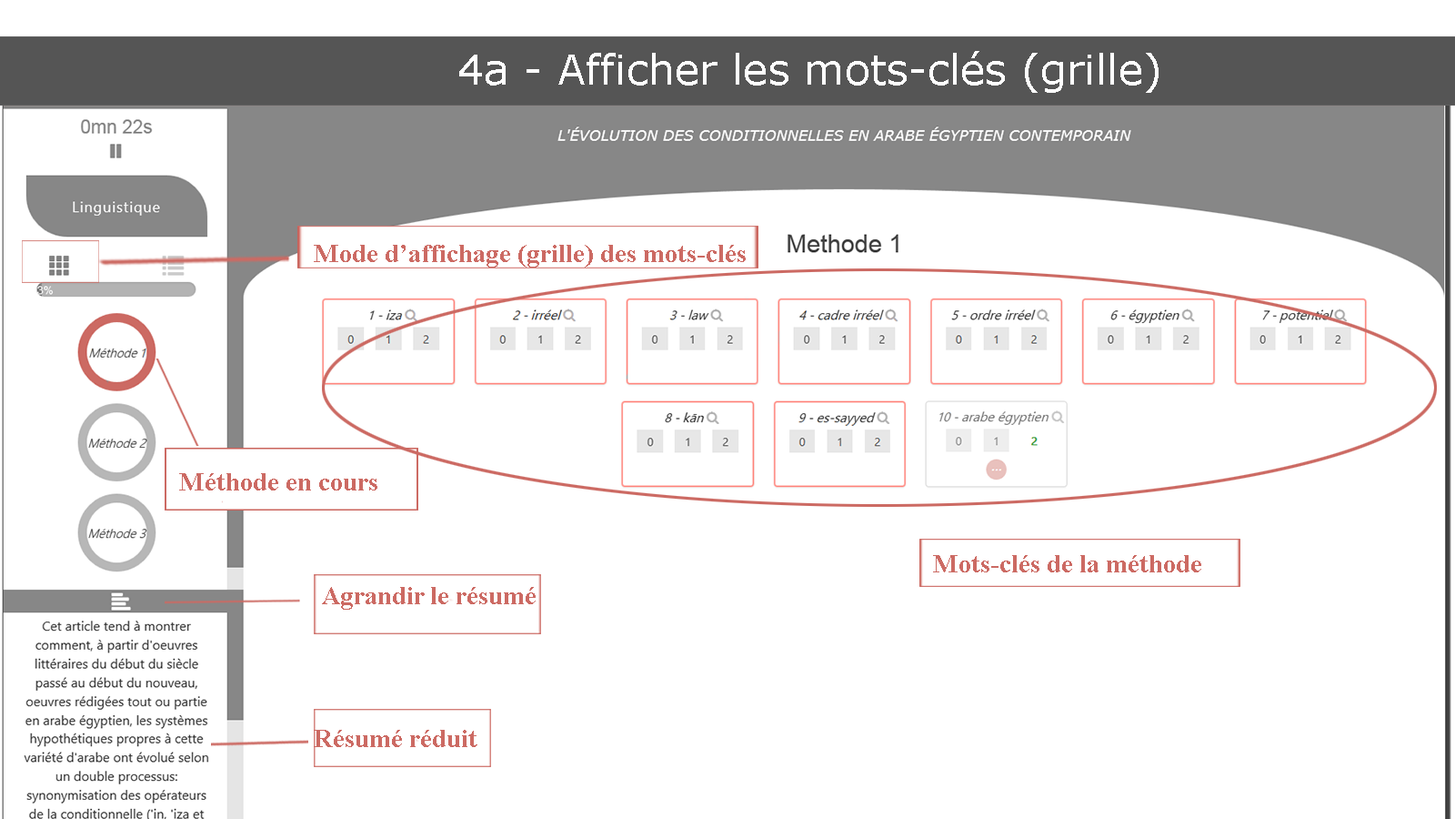
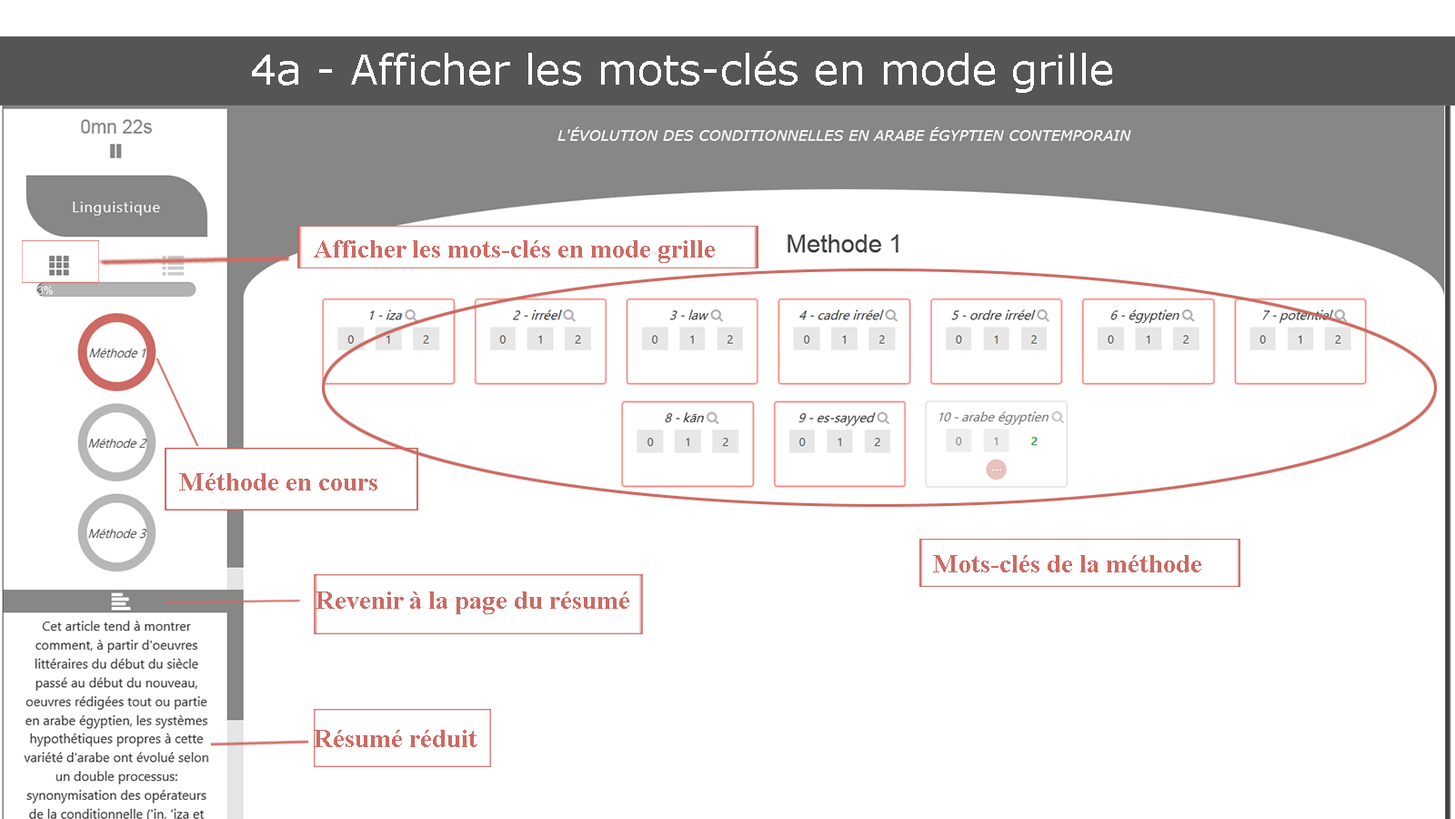
Before/after of a 1455 × 819 layered artwork. What changed in the layer stack:
renamed "4a - Afficher les mots-clés (grille)" to "4a - Afficher les mots-clés en mode grille", painted on it over left=251, top=50, right=1159, bottom=93
removed layer "Résumé grand" over left=321, top=586, right=536, bottom=610
painted on "mode affichage" (1st of 2) over left=313, top=240, right=746, bottom=268
painted on "resume 2" over left=314, top=573, right=644, bottom=634
renamed "mode affichage" to "revenir au resume", painted on it over left=313, top=244, right=674, bottom=614
